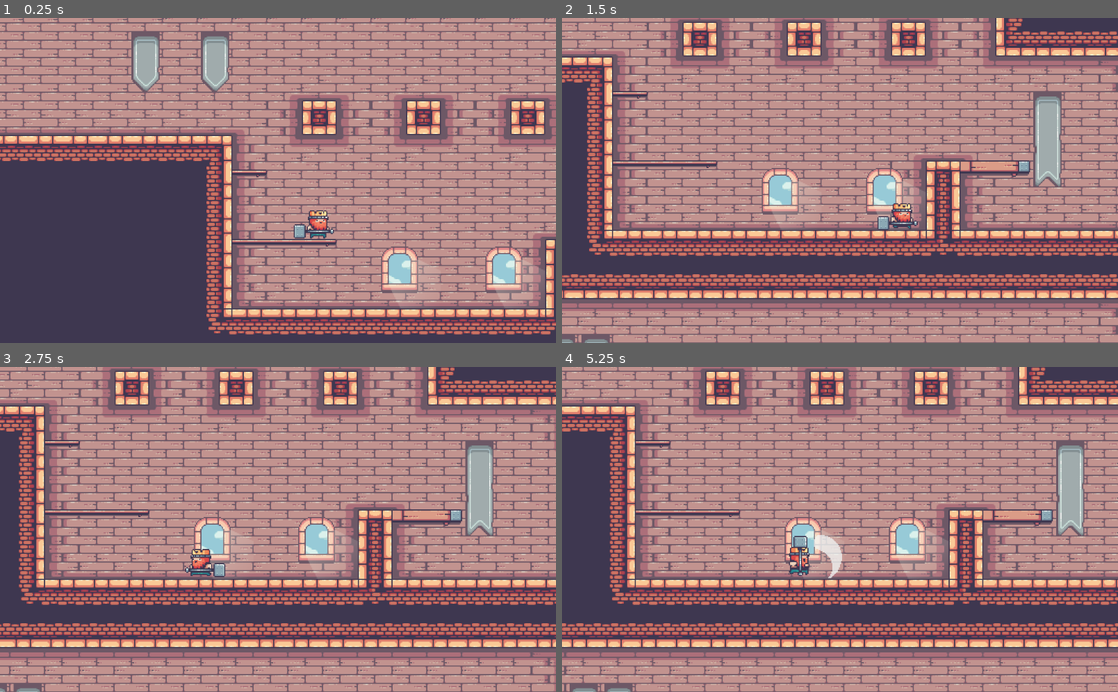
Above: before the commit, frames 1-4 (two rows, left to right).
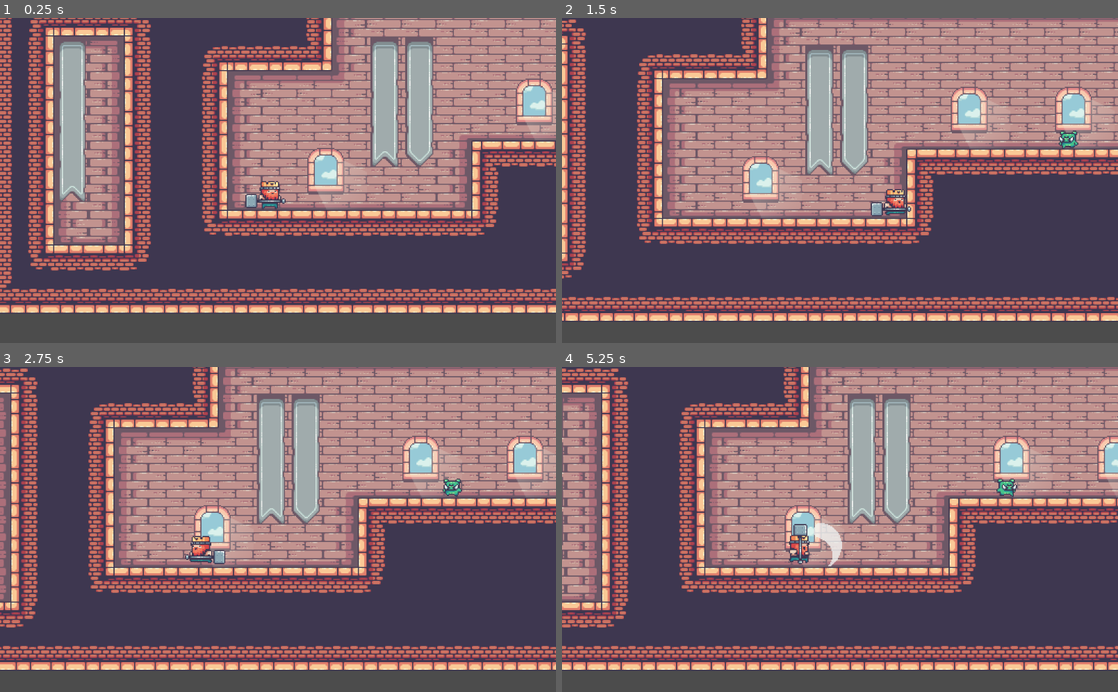
Above: after the commit, the same moments.

Repository: willyjinx96/Juego_281
Game: Godot game, scene res://Pruebas/Main_level.tscn
Two runs of this game, one before a commit and one after it. Both use one fixed random seed, a clock stepped at 60 frames per second and the inputs below. The project has no main scene, so this scene is started directly.
Inputs:
- Up to frame 1 (0.25 s): no input
- Up to frame 2 (1.5 s): hold C 0.53-1.28 s; hold Right (ui_right) from 0.53 s (still down); tap Up (ui_up) at 0.77 s; tap X at 1.35 s
- Up to frame 3 (2.75 s): tap Up (ui_up) at 1.52 s; release Right (ui_right) at 2.03 s; hold Left (ui_left) from 2.03 s (still down); hold C from 2.03 s (still down)
- Up to frame 4 (5.25 s): release Left (ui_left) at 2.78 s; release C at 2.78 s; hold Right (ui_right) 2.78-4.28 s; tap X at 2.85, 4.35 s; tap Up (ui_up) at 3.02, 3.77, 4.52 s; hold C 3.53-4.28 s; hold Left (ui_left) 4.28-5.03 s; hold Right (ui_right) from 5.03 s (still down); hold C from 5.03 s (still down)

The runs differ from the first frame. In frame 1, 73% of the frame differs, in the area x 0-100%, y 0-98%; in frame 2, 76%; in frame 3, 76%; in frame 4, 77%, in the area x 0-100%, y 0-100%.

Commit message:
Modularizando funciones del Rey

Diff:
--- a/Jugador/Rey_p1.gd
+++ b/Jugador/Rey_p1.gd
@@ -28,23 +28,19 @@
 #variables de vida
 
 export var vidas = 6000
+var dead =false
 
 func _ready():
-	motion=position
 	transition_to(IDLE)
 
 func _physics_process(delta):
-	#print(motion)
-	#print(vidas)
-	if current_animation != new_animation:
-		current_animation= new_animation
-		$movement.play(current_animation)
-
-	if vidas <=0 :
-		transition_to(DEAD)
+	estados()
+	if vidas ==0:
+		dead = true
 
 	motion.y += GRAVITY
 	var friction =false
+
 	#Para movimiento derecha e izquierda
 	if Input.is_action_pressed("ui_right"):
 		$movement.flip_h=false
@@ -75,60 +71,10 @@
 		emit_signal("attack")
 		print("ataco....")
 
-	#estados movimiento
-	var running = (Input.is_action_pressed("ui_right") or Input.is_action_pressed("ui_left"))
-	var not_running = (Input.is_action_just_released("ui_right") or Input.is_action_just_released("ui_left"))
-
-	if state == IDLE and running:
-		transition_to(RUN)
-	if state == RUN and not_running:
-		transition_to(IDLE)
-	if state in [IDLE,RUN] and motion.y<0:
-		transition_to(JUMP)
-	if state==JUMP and motion.y>=0:
-		transition_to(FALL)
-	if state==FALL and is_on_floor():
-		transition_to(GROUND)
-	if state==GROUND and is_on_floor():
-		transition_to(IDLE)
-	if state==RUN and is_on_wall():
-		transition_to(IDLE)
-	if state==RUN and !is_on_floor():
-		transition_to(FALL)
-	#print (current_animation, motion)
-	#estados ataque
-	if state in [RUN, IDLE] and attacking:
-		transition_to(ATTACK)
-		motion.x=0
-	if state in [JUMP, FALL] and attacking:
-		transition_to(ATTACK)
-	if state == ATTACK and animation_finished==1 and is_on_floor():
-		transition_to(IDLE)
-	if state == ATTACK and animation_finished==1 and motion.y<0:
-		transition_to(JUMP)
-	if state == ATTACK and animation_finished==1 and motion.y>=0:
-		transition_to(FALL)
-
-	#estados accion
-
-	#estados danio
-	if state in [IDLE, RUN, JUMP, FALL] and hurt:
-		transition_to(HIT)
-		$movement/AnimationPlayer.play("hit")
-		MAX_SPEED=-150
-		motion = Vector2.ZERO
-	if state == HIT and is_on_floor() and animation_finished==2:
-		transition_to(IDLE)
-		motion.x=0
-	if state==HIT and !is_on_floor() and animation_finished==2:
-		transition_to(FALL)
-		motion.y=0
-	if state in [HIT,IDLE,JUMP,FALL] and is_on_floor() and vidas==0 and animation_finished==2:
-		transition_to(DEAD)
-
 	animation_finished=0
 
-	motion = move_and_slide(motion,UP)
+	if not dead:
+		motion = move_and_slide(motion,UP)
 
 
 func transition_to(new_state):
@@ -161,10 +107,11 @@
 		animation_finished=1
 		attacking=false
 		$ataque/CollisionShape2D.disabled=true
-#	if $movement.animation== "hit":
-#		animation_finished=2
-#		hurt=false
-#		attacking=false
+	if $movement.animation== "hit":
+		animation_finished=2
+		hurt=false
+		attacking=false
+		MAX_SPEED=200
 	if $movement.animation=="dead":
 		pausar()
 
@@ -172,25 +119,72 @@
 	$ataque/CollisionShape2D.disabled=false
 	attacking=true
 
-
 func _on_danio_area_entered(area):
 	if area.is_in_group("enemigos"):
-		vidas -=1
-		hurt =true
+		damage()
 
 func pausar():
 	get_tree().paused=true
 
-
 func _on_danio_body_entered(body):
 	if body.is_in_group("enemigos"):
-		vidas -=1
-		hurt =true
+		damage()
 
+func damage():
+	vidas -=1
+	hurt =true
+	MAX_SPEED=-150
+	motion = Vector2.ZERO
 
-func _on_AnimationPlayer_animation_finished(anim_name):
-	if anim_name == "hit":
-		animation_finished=2
-		hurt=false
-		attacking=false
-		MAX_SPEED=200
+func estados():
+	if current_animation != new_animation:
+		current_animation= new_animation
+		$movement.play(current_animation)
+
+#estados movimiento
+	var running = (Input.is_action_pressed("ui_right") or Input.is_action_pressed("ui_left"))
+	var not_running = (Input.is_action_just_released("ui_right") or Input.is_action_just_released("ui_left"))
+
+	if state == IDLE and running:
+		transition_to(RUN)
+	if state == RUN and not_running:
+		transition_to(IDLE)
+	if state in [IDLE,RUN] and motion.y<0:
+		transition_to(JUMP)
+	if state==JUMP and motion.y>=0:
+		transition_to(FALL)
+	if state==FALL and is_on_floor():
+		transition_to(GROUND)
+	if state==GROUND and is_on_floor():
+		transition_to(IDLE)
+	if state==RUN and is_on_wall():
+		transition_to(IDLE)
+	if state==RUN and !is_on_floor():
+		transition_to(FALL)
+
+#estados ataque
+	if state in [RUN, IDLE] and attacking:
+		transition_to(ATTACK)
+		motion.x=0
+	if state in [JUMP, FALL] and attacking:
+		transition_to(ATTACK)
+	if state == ATTACK and animation_finished==1 and is_on_floor():
+		transition_to(IDLE)
+	if state == ATTACK and animation_finished==1 and motion.y<0:
+		transition_to(JUMP)
+	if state == ATTACK and animation_finished==1 and motion.y>=0:
+		transition_to(FALL)
+
+#estados accion
+
+#estados danio
+	if state in [IDLE, RUN, JUMP, FALL] and hurt:
+		transition_to(HIT)
+	if state == HIT and is_on_floor() and animation_finished==2:
+		transition_to(IDLE)
+		motion.x=0
+	if state==HIT and !is_on_floor() and animation_finished==2:
+		transition_to(FALL)
+		motion.y=0
+	if state in [HIT,IDLE,JUMP,FALL] and vidas==0 and animation_finished==2:
+		transition_to(DEAD)
--- a/Jugador/Rey_p1.tscn
+++ b/Jugador/Rey_p1.tscn
@@ -1,22 +1,7 @@
-[gd_scene load_steps=7 format=2]
+[gd_scene load_steps=6 format=2]
 
 [ext_resource path="res://Recursos/movement.tres" type="SpriteFrames" id=1]
 [ext_resource path="res://Jugador/Rey_p1.gd" type="Script" id=2]
-
-[sub_resource type="Animation" id=1]
-resource_name = "hit"
-length = 0.5
-tracks/0/type = "method"
-tracks/0/path = NodePath("..")
-tracks/0/interp = 1
-tracks/0/loop_wrap = true
-tracks/0/imported = false
-tracks/0/enabled = true
-tracks/0/keys = {
-"times": PoolRealArray(  ),
-"transitions": PoolRealArray(  ),
-"values": [  ]
-}
 
 [sub_resource type="CapsuleShape2D" id=2]
 height = 7.97741
@@ -30,18 +15,19 @@
 
 [node name="KinematicBody2D" type="KinematicBody2D"]
 pause_mode = 1
+position = Vector2( -50, 0 )
 collision_mask = 55
 script = ExtResource( 2 )
+__meta__ = {
+"_edit_group_": true
+}
 vidas = 3
 
 [node name="movement" type="AnimatedSprite" parent="."]
 frames = ExtResource( 1 )
-animation = "hit"
-frame = 3
+animation = "idle"
+frame = 4
 playing = true
-
-[node name="AnimationPlayer" type="AnimationPlayer" parent="movement"]
-anims/hit = SubResource( 1 )
 
 [node name="CollisionShape2D" type="CollisionShape2D" parent="."]
 position = Vector2( -7.972, 1.52 )
@@ -74,6 +60,5 @@
 shape = SubResource( 4 )
 [connection signal="attack" from="." to="." method="_on_KinematicBody2D_attack"]
 [connection signal="animation_finished" from="movement" to="." method="_on_movement_animation_finished"]
-[connection signal="animation_finished" from="movement/AnimationPlayer" to="." method="_on_AnimationPlayer_animation_finished"]
 [connection signal="area_entered" from="danio" to="." method="_on_danio_area_entered"]
 [connection signal="body_entered" from="danio" to="." method="_on_danio_body_entered"]
--- a/Pruebas/Main_level.tscn
+++ b/Pruebas/Main_level.tscn
@@ -63,7 +63,7 @@
 tile_data = PoolIntArray( 393223, 2, 0, 524295, 1, 0, 524296, 1, 0, 524297, 2, 0, 524305, 9, 0, 524306, 10, 0, 786461, 0, 0, 786462, 1, 0, 1048594, 1, 0, 1048595, 2, 0 )
 
 [node name="cannon2" parent="." instance=ExtResource( 9 )]
-position = Vector2( 53, 528 )
+position = Vector2( 767, 72 )
 
 [node name="queen" type="AnimatedSprite" parent="."]
 position = Vector2( 929.453, 79.2353 )
@@ -72,7 +72,7 @@
 playing = true
 
 [node name="Rey_p1" parent="." instance=ExtResource( 3 )]
-position = Vector2( 266, 182 )
+position = Vector2( 78, 549 )
 
 [node name="CerdoEnemigo2" parent="." instance=ExtResource( 6 )]
 position = Vector2( 537.077, 417.106 )
--- a/project.godot
+++ b/project.godot
@@ -61,6 +61,9 @@
 2d_physics/layer_1="player"
 2d_physics/layer_2="enemy"
 2d_physics/layer_3="object"
+2d_physics/layer_4="enemy_object"
+2d_physics/layer_5="enviroment"
+2d_physics/layer_6="items"
 
 [rendering]
 
